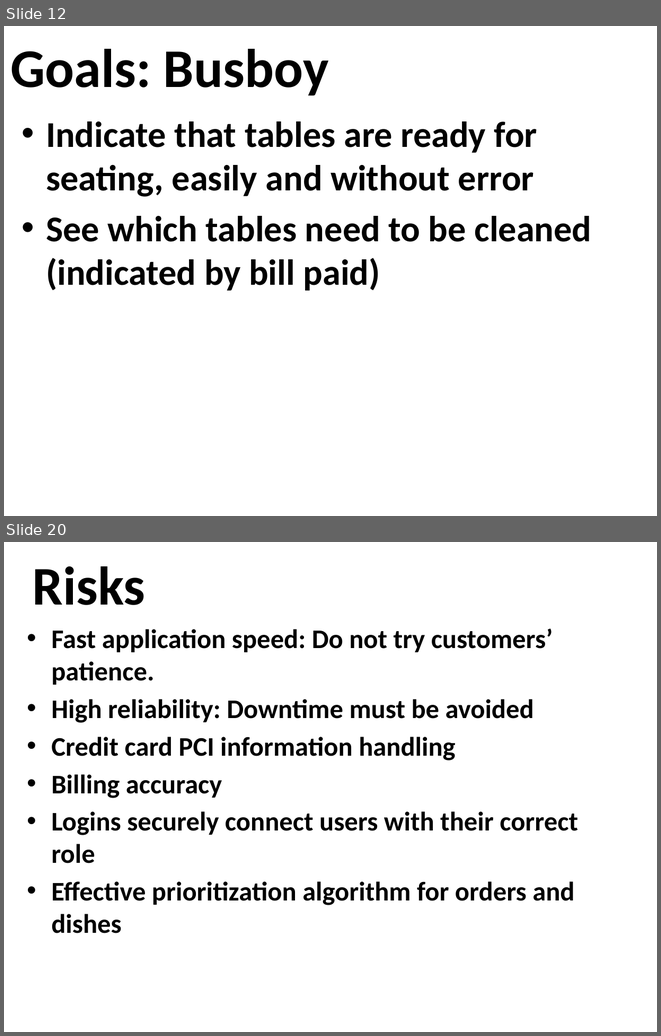
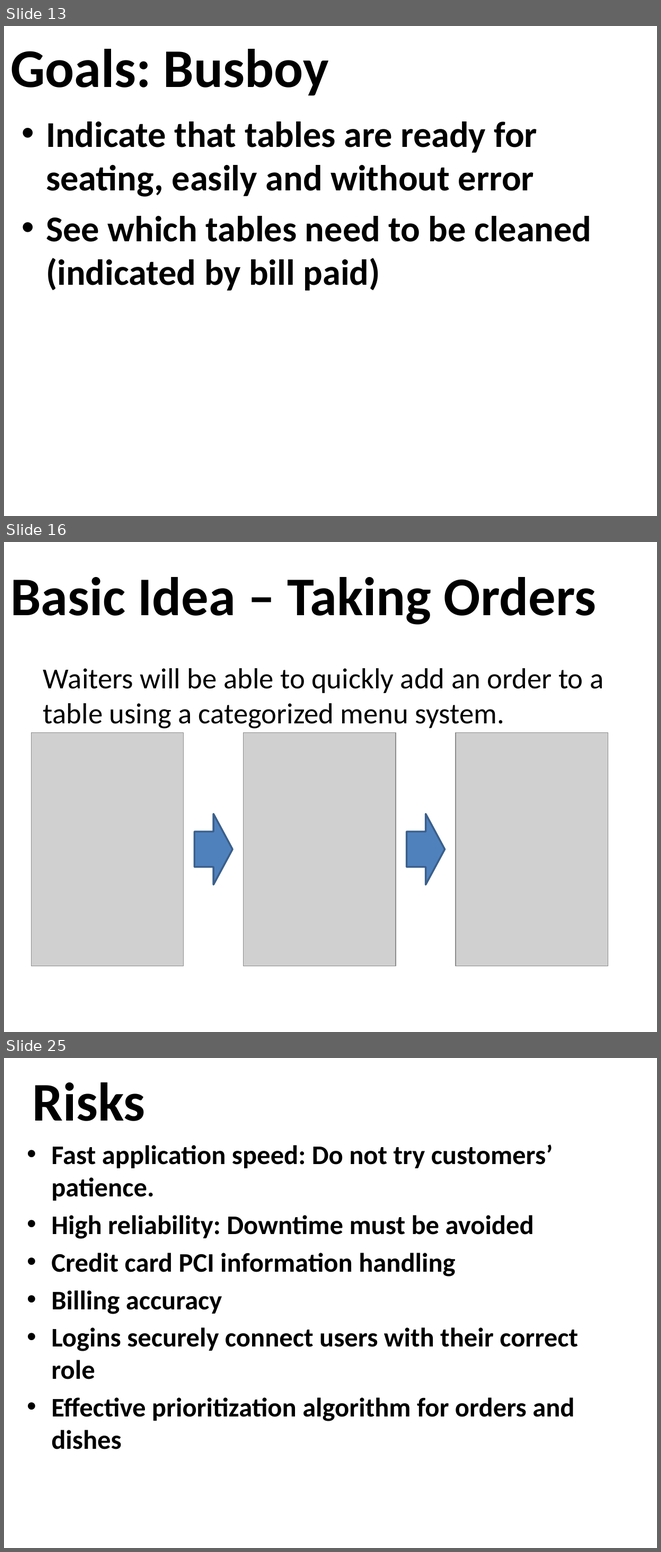
Before and after one commit to osmihi/Capstone, a slide deck: Project Documents/Group3_Presentation1_Capstone.pptx. Shown one above the other, each under a label of ours: slides 12 and 20 before the commit, slides 13, 16 and 25 after it; the slides between them are not shown. The pictures are 661x1036 and 661x1552 pixels, drawn with LibreOffice and Linux fonts; fonts in the diff are those of the drawing; grey boxes stand for pictures; background and template pictures are left out. Boxes give left, top, right and bottom in pixels: in the first picture for what was removed or moved away, otherwise in the second. Text is boxed around its words. In the diff, an @@ line names an element or a change of style, - is before the commit and + after.

```diff
--- a/Project Documents/Group3_Presentation1_Capstone.pptx
+++ b/Project Documents/Group3_Presentation1_Capstone.pptx
@@ slide 16 added at (4, 542, 657, 1032), background picture (left out) @@
@@ title added at (10, 577, 596, 625), 60 pt, text #000000, bold @@
+Basic Idea – Taking Orders
@@ text added at (43, 668, 603, 729), 32 pt, text #000000 @@
+Waiters will be able to quickly add an order to a table using a categorized menu system.
@@ picture added at (32, 733, 184, 966) @@
@@ picture added at (244, 733, 396, 966) @@
@@ picture added at (456, 733, 608, 966) @@
@@ right arrow added at (195, 814, 232, 884), fill #4F81BD, outline #3A5F8C 2 pt @@
@@ right arrow added at (407, 814, 445, 884), fill #4F81BD, outline #3A5F8C 2 pt @@
@@ what was slide 12 is now slide 13 @@
@@ what was slide 20 is now slide 25 @@
```
Also in this commit, not shown: 9 slides changed, 4 other slides added.
